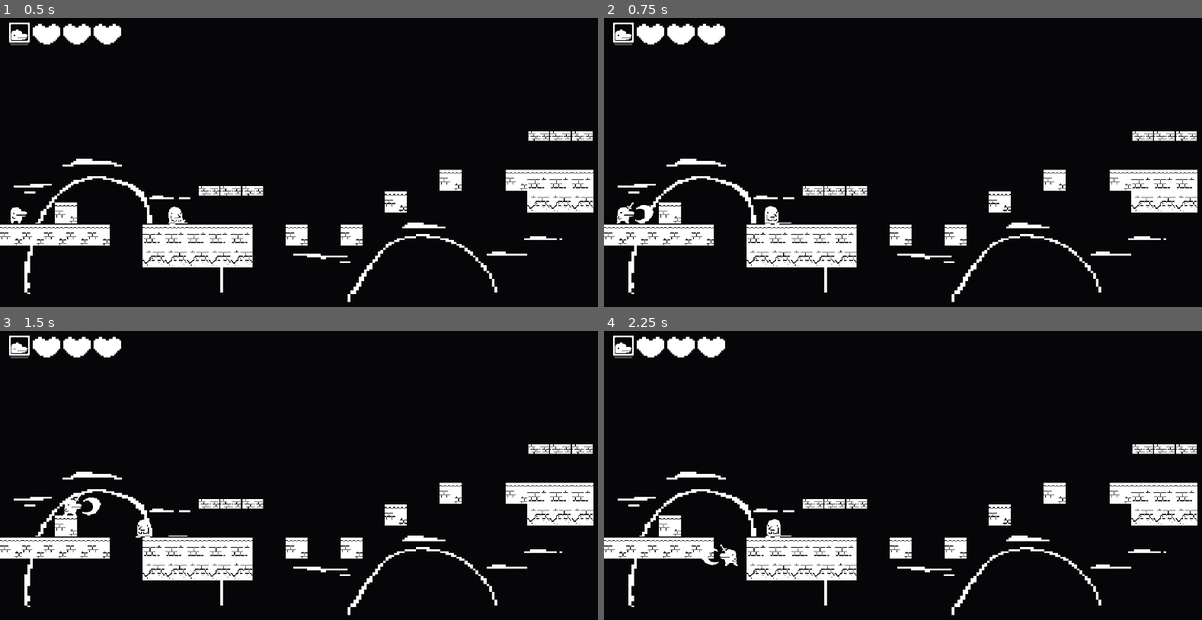
Above: before the commit, frames 1-4 (two rows, left to right).
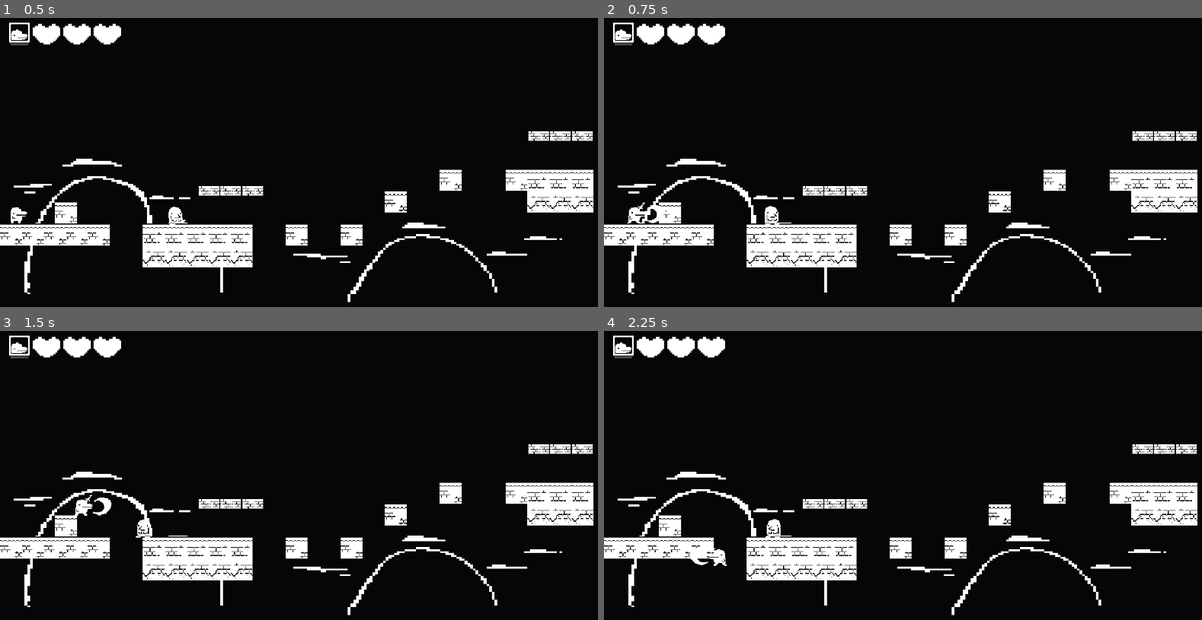
Above: after the commit, the same moments.

Repository: ConradECz/1-Bit-Jam
Game: Godot game, scene res://Scenes/main_game.tscn
The game is run twice, just before and just after one commit, with the same random seed, the same clock (stepped at 60 frames per second) and the same inputs. Sound files missing from this copy of the repository are replaced by a short silence.
Inputs (mouse positions are in pixels of both pictures, inside the frame that each line leads up to):
- Up to frame 1 (0.5 s): no input
- Up to frame 2 (0.75 s): move the mouse to (1040, 165) at 0.52 s; hold D (move_right) from 0.53 s (still down); click (1040, 165) at 0.6 s
- Up to frame 3 (1.5 s): keep holding D (move_right); tap W (jump) at 0.77 s; move the mouse to (185, 513) at 1.27 s; click (185, 513) at 1.35 s
- Up to frame 4 (2.25 s): tap W (jump) at 1.52 s; move the mouse to (968, 420) at 2.02 s; release D (move_right) at 2.03 s; hold A (move_left) from 2.03 s (still down); click (968, 420) at 2.1 s

Frame 1 is identical in both runs. In frame 2, 0.3% of the frame differs, in the area x 2-11%, y 63-72%; in frame 3, 0.4%, in the area x 10-19%, y 56-64%; in frame 4, 0.3%.

Commit message:
FIXED PLAYER ATTACK YEAHHH

Diff:
--- a/Scripts/player_movement.gd
+++ b/Scripts/player_movement.gd
@@ -10,6 +10,7 @@
 @onready var player_collision = $PlayerCollision
 @export var attack_sound: AudioStream
 @export var hearts: Array[Node]
+@export var ATTACK_OFFSET_PIXELS: float = 16.0
 
 var lives = 3
 var is_dead = false
@@ -142,6 +143,15 @@
 		else:
 			animated_sprite.play("Jump")
 
+	var target_offset_x = 0.0
+	if animated_sprite.get_animation() == "Attack":
+		if animated_sprite.flip_h:
+			target_offset_x = -ATTACK_OFFSET_PIXELS
+		else:
+			target_offset_x = ATTACK_OFFSET_PIXELS
+
+	animated_sprite.offset.x = target_offset_x
+
 	if direction:
 		velocity.x = direction * SPEED
 	else:
